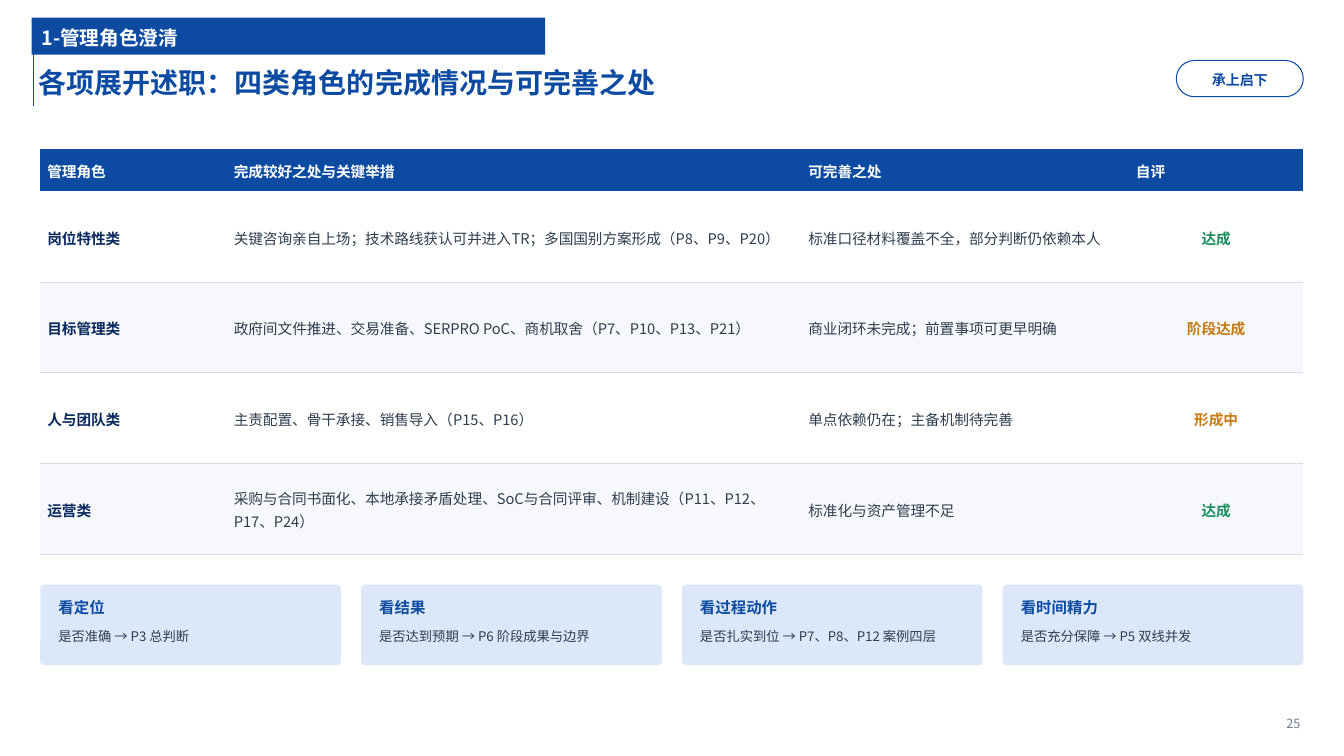
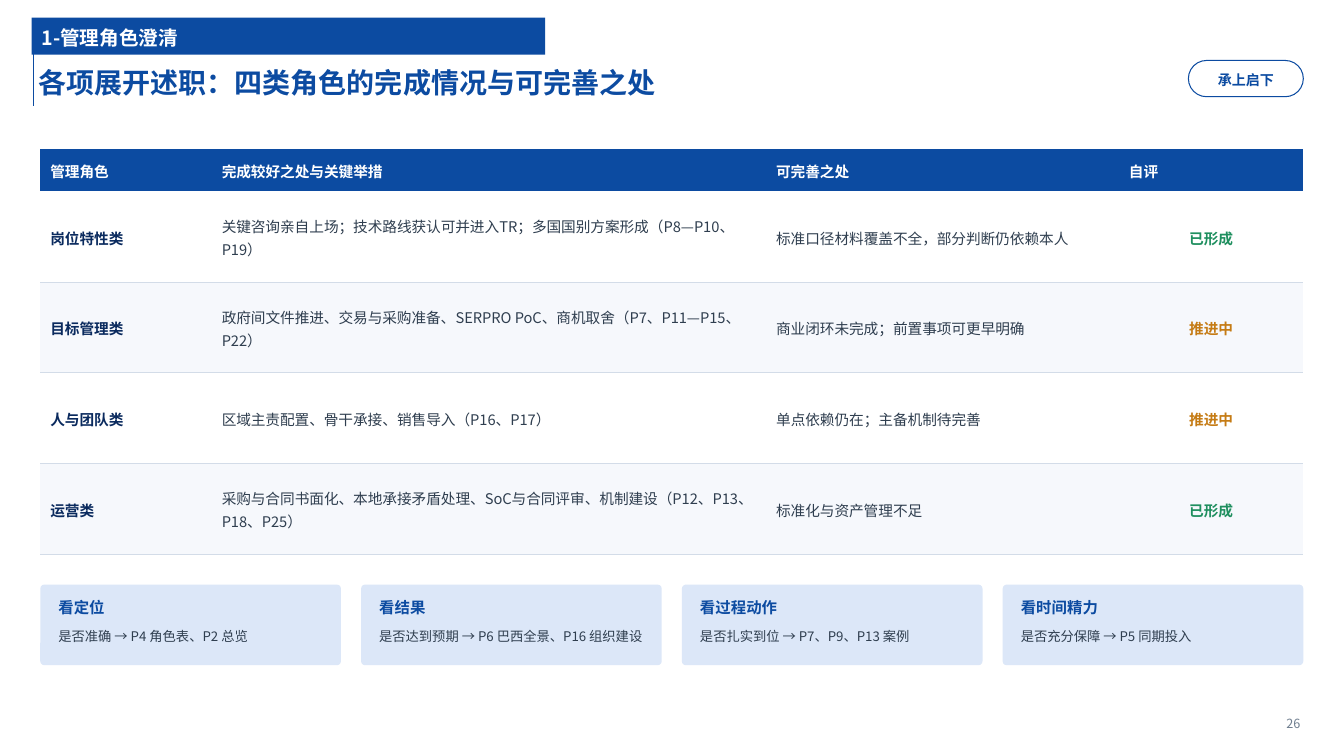
Before and after one commit to chyhcs/wyyh, a slide deck: slide 26 of 干部试用期转正述职-陈昊.pptx (slide 25 before the commit). Drawn at 1344x756 pixels with LibreOffice and Linux fonts; fonts in the diff are those of the drawing. Boxes give left, top, right and bottom in pixels: in the first picture for what was removed or moved away, otherwise in the second. Text is boxed around its words. In the diff, an @@ line names an element or a change of style, - is before the commit and + after.

```diff
--- a/干部试用期转正述职-陈昊.pptx
+++ b/干部试用期转正述职-陈昊.pptx
@@ rounded rectangle "承上启下": place and size @@
-rounded rectangle "承上启下" at (1177, 60, 1304, 97)
+rounded rectangle "承上启下" at (1189, 60, 1304, 97)
@@ table at (40, 149, 1304, 555) @@
-row 2, column 2: 关键咨询亲自上场；技术路线获认可并进入TR；多国国别方案形成（P8、P9、P20）
+row 2, column 2: 关键咨询亲自上场；技术路线获认可并进入TR；多国国别方案形成（P8—P10、P19）
-row 2, column 4: 达成
+row 2, column 4: 已形成
-row 3, column 2: 政府间文件推进、交易准备、SERPRO PoC、商机取舍（P7、P10、P13、P21）
+row 3, column 2: 政府间文件推进、交易与采购准备、SERPRO PoC、商机取舍（P7、P11—P15、P22）
-row 3, column 4: 阶段达成
+row 3, column 4: 推进中
-row 4, column 2: 主责配置、骨干承接、销售导入（P15、P16）
+row 4, column 2: 区域主责配置、骨干承接、销售导入（P16、P17）
-row 4, column 4: 形成中
+row 4, column 4: 推进中
-row 5, column 2: 采购与合同书面化、本地承接矛盾处理、SoC与合同评审、机制建设（P11、P12、P17、P24）
+row 5, column 2: 采购与合同书面化、本地承接矛盾处理、SoC与合同评审、机制建设（P12、P13、P18、P25）
-row 5, column 4: 达成
+row 5, column 4: 已形成
@@ text at (58, 630, 248, 642): text changed @@
-是否准确 → P3 总判断
+是否准确 → P4 角色表、P2 总览
@@ text at (379, 630, 642, 642): text changed @@
-是否达到预期 → P6 阶段成果与边界
+是否达到预期 → P6 巴西全景、P16 组织建设
@@ text at (700, 630, 910, 642): text changed @@
-是否扎实到位 → P7、P8、P12 案例四层
+是否扎实到位 → P7、P9、P13 案例
@@ text at (1021, 630, 1191, 642): text changed @@
-是否充分保障 → P5 双线并发
+是否充分保障 → P5 同期投入
@@ text at (1286, 718, 1300, 728): text changed @@
-25
+26
```
Also in this commit, not shown: 25 other slides changed, 7 slides added, 6 slides removed, 2 other files.
